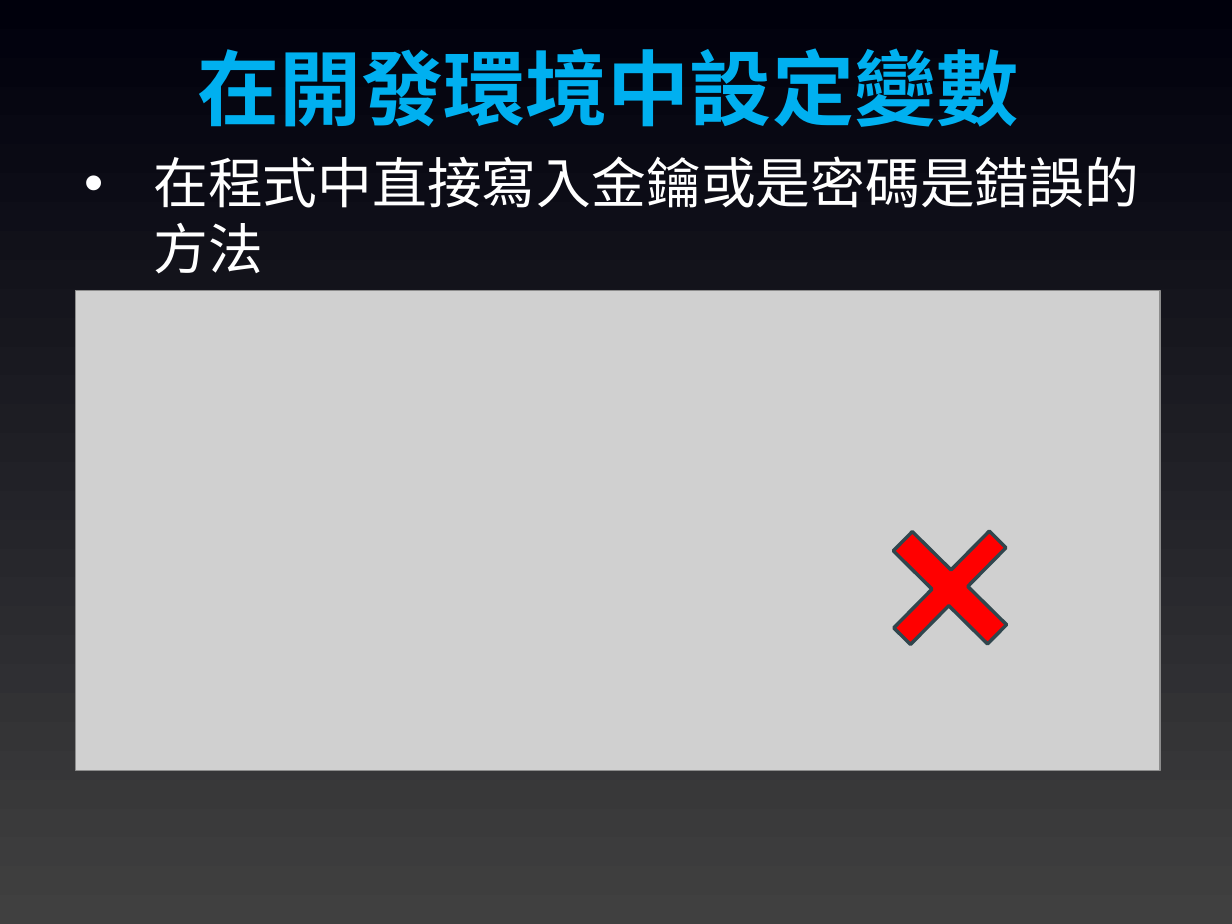
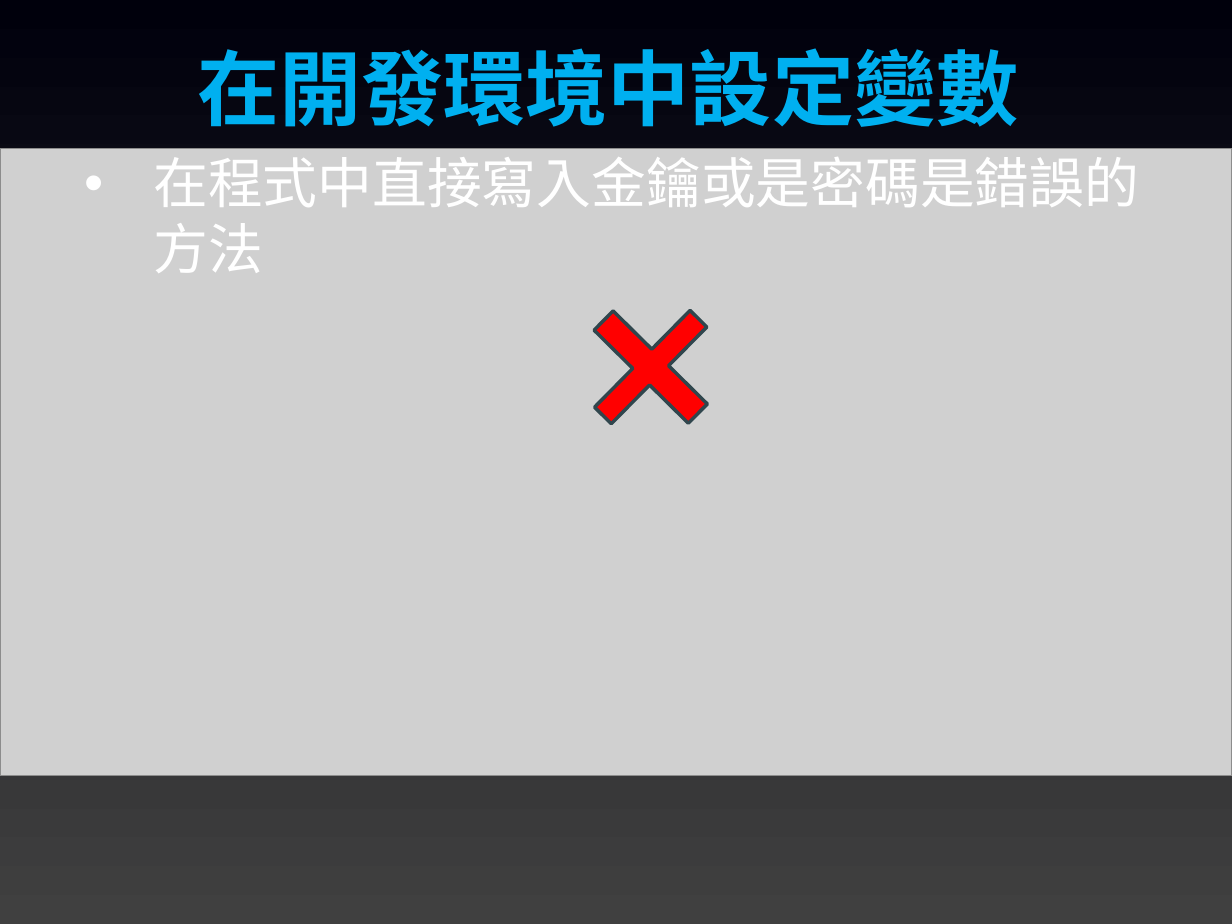
Before and after one commit to joshhu/sculinebot20242nd, a slide deck: slide 42 of Slides/04. Ngrok說明.pptx (slide 43 before the commit). Drawn at 1232x924 pixels with LibreOffice and Linux fonts; fonts in the diff are those of the drawing; grey boxes stand for pictures. Boxes give left, top, right and bottom in pixels: in the first picture for what was removed or moved away, otherwise in the second. Text is boxed around its words. In the diff, an @@ line names an element or a change of style, - is before the commit and + after.

```diff
--- a/Slides/04. Ngrok說明.pptx
+++ b/Slides/04. Ngrok說明.pptx
@@ picture: place and size @@
-picture at [75, 291, 1159, 771]
+picture at [0, 148, 1232, 775]
@@ plus: place and size @@
-plus at [855, 493, 1045, 683]
+plus at [556, 272, 745, 462]
```
Also in this commit, not shown: 7 other slides changed, 1 slide removed, 1 other file.
